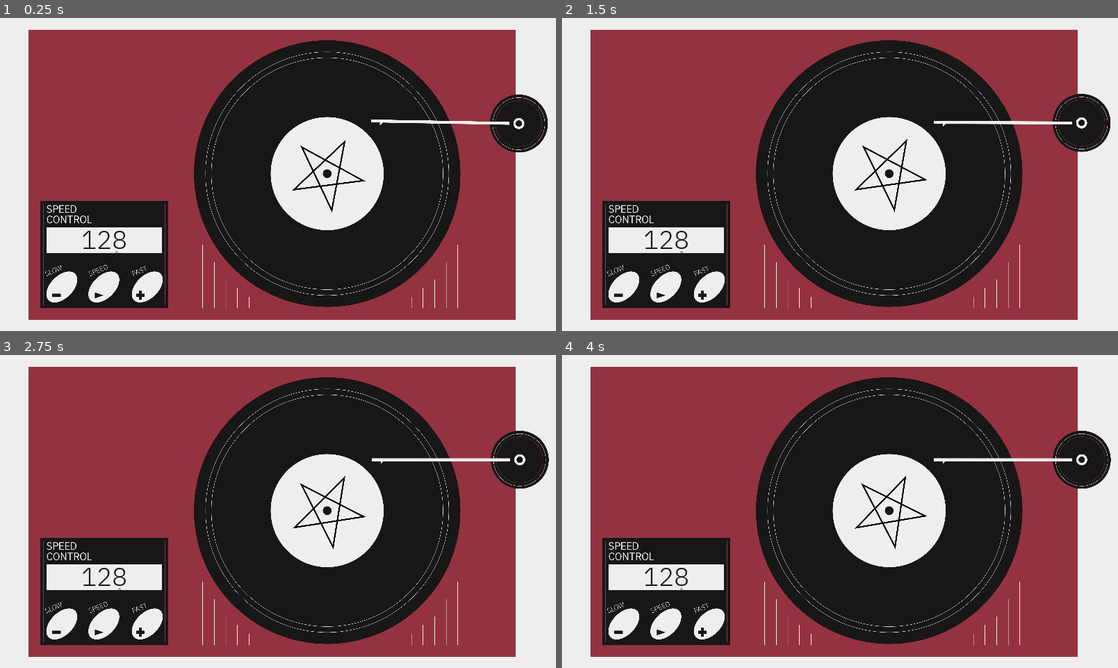
Above: before the commit, frames 1-4 (two rows, left to right).
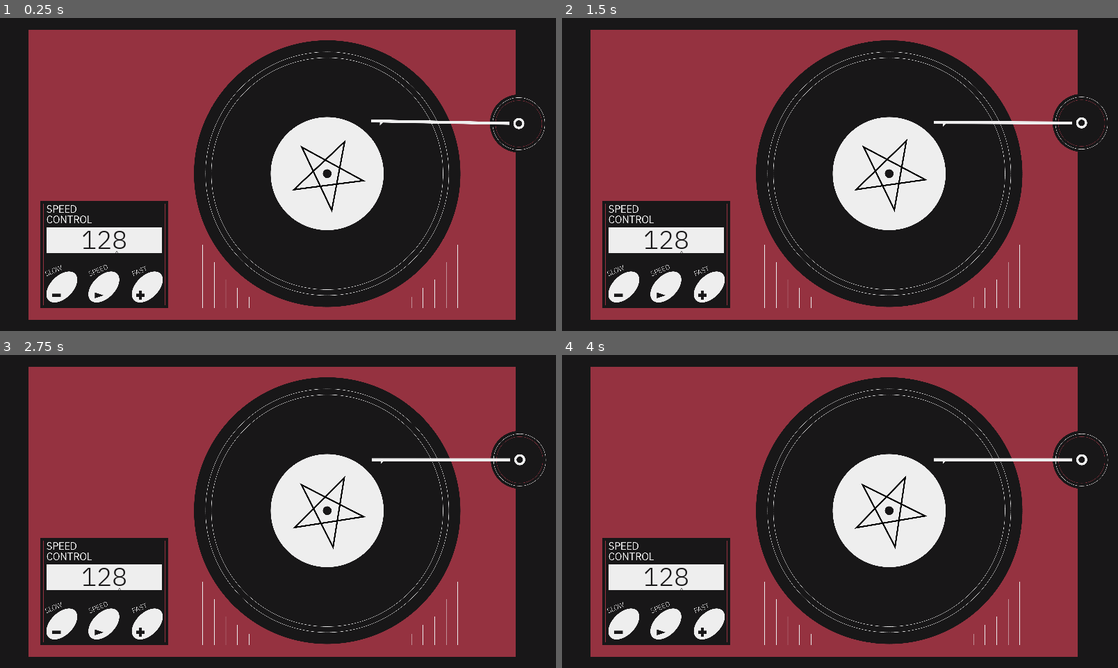
Above: after the commit, the same moments.

Repository: panorb/ludum-dare-47
Game: Godot game, scene res://Levels/RecordPlayerFront/RecordPlayerFront.tscn
Same seed, same stepped clock (60 frames per second), same inputs: the game is played once before the commit and once after it.
Inputs (mouse positions are in pixels of both pictures, inside the frame that each line leads up to):
- Up to frame 1 (0.25 s): no input
- Up to frame 2 (1.5 s): move the mouse to (962, 158) at 0.52 s; move the mouse to (728, 190) at 1.27 s
- Up to frame 3 (2.75 s): move the mouse to (333, 442) at 2.02 s
- Up to frame 4 (4 s): move the mouse to (812, 574) at 2.77 s; move the mouse to (1006, 558) at 3.52 s

The runs differ from the first frame. In frame 1, 18% of the frame differs, in the area x 0-100%, y 0-100%; in frame 2, 18%; in frame 3, 18%; in frame 4, 18%.

Commit message:
Changed bg color of layer 0 to fit with style

Diff:
--- a/godot/Levels/RecordPlayerFront/RecordPlayerFront.tscn
+++ b/godot/Levels/RecordPlayerFront/RecordPlayerFront.tscn
@@ -20,7 +20,7 @@
 margin_top = -2000.0
 margin_right = 8000.0
 margin_bottom = 4000.0
-color = Color( 0.937255, 0.937255, 0.937255, 1 )
+color = Color( 0.0980392, 0.0941176, 0.0980392, 1 )
 __meta__ = {
 "_edit_use_anchors_": false
 }
